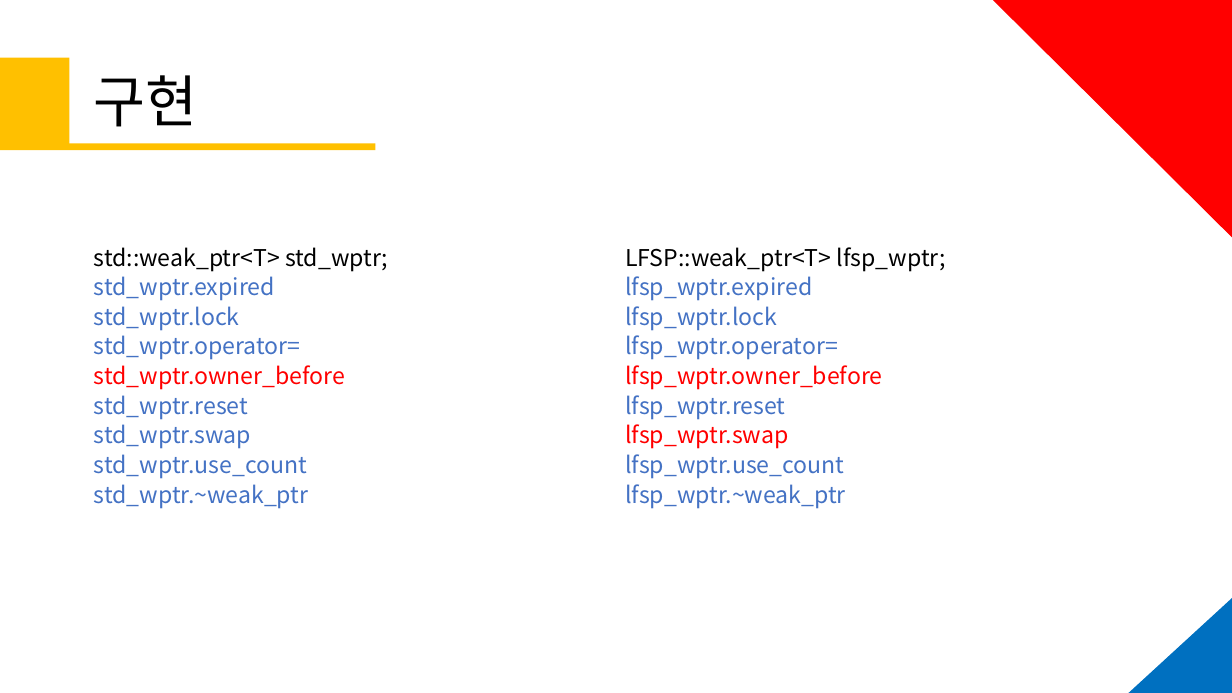
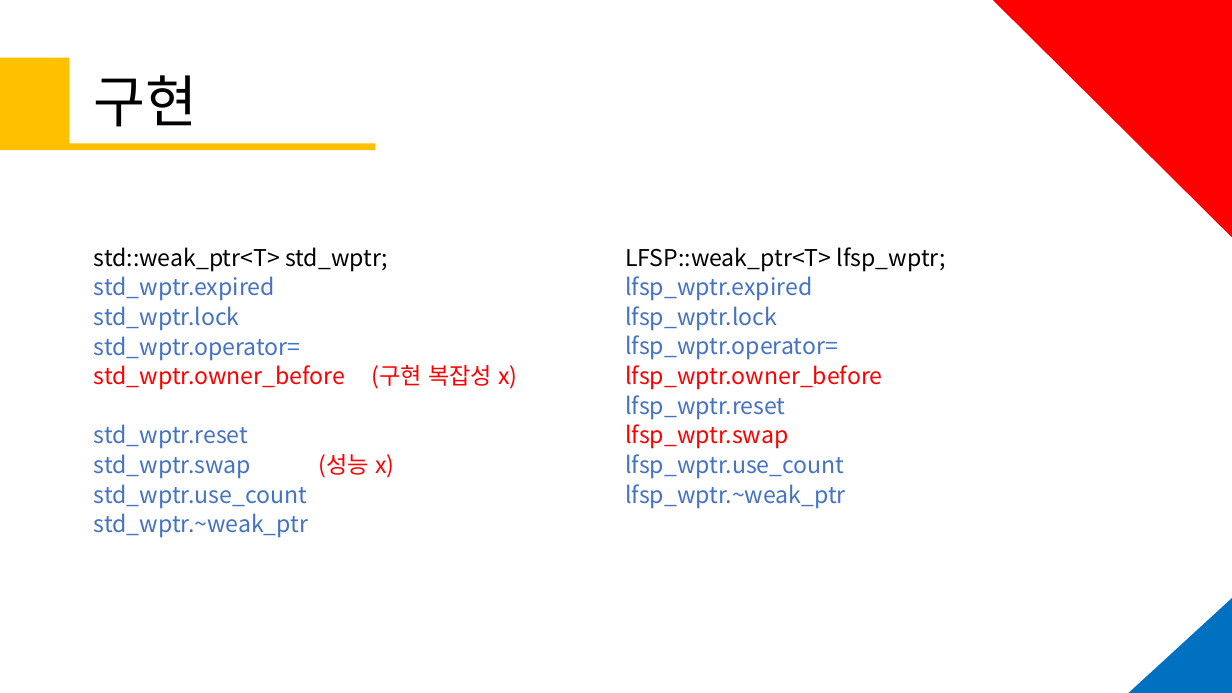
Before and after one commit to KU-t/1920-thesis, a slide deck: slide 9 of 학교 제출/졸업작품 최종발표/2014132002 구태균 최종발표_ver.01.pptx. Drawn at 1232x693 pixels with LibreOffice and Linux fonts; fonts in the diff are those of the drawing. Boxes give left, top, right and bottom in pixels: in the first picture for what was removed or moved away, otherwise in the second. Text is boxed around its words. In the diff, an @@ line names an element or a change of style, - is before the commit and + after.

```diff
--- a/학교 제출/졸업작품 최종발표/2014132002 구태균 최종발표_ver.01.pptx
+++ b/학교 제출/졸업작품 최종발표/2014132002 구태균 최종발표_ver.01.pptx
@@ text at box(94, 365, 517, 390): text changed @@
-std_wptr.owner_before
+std_wptr.owner_before (구현 복잡성 x)
@@ text at box(94, 454, 394, 479): text changed @@
-std_wptr.swap
+std_wptr.swap (성능 x)
```
Also in this commit, not shown: 4 other slides changed, 2 other files.
